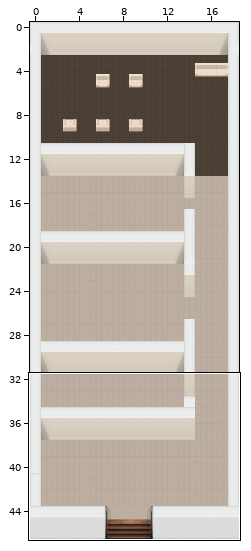
One commit to this Tiled map (JSON): ez_og.tmj. Above: a wide view before the commit, with the close-up outlined.
Close-up. Old version:
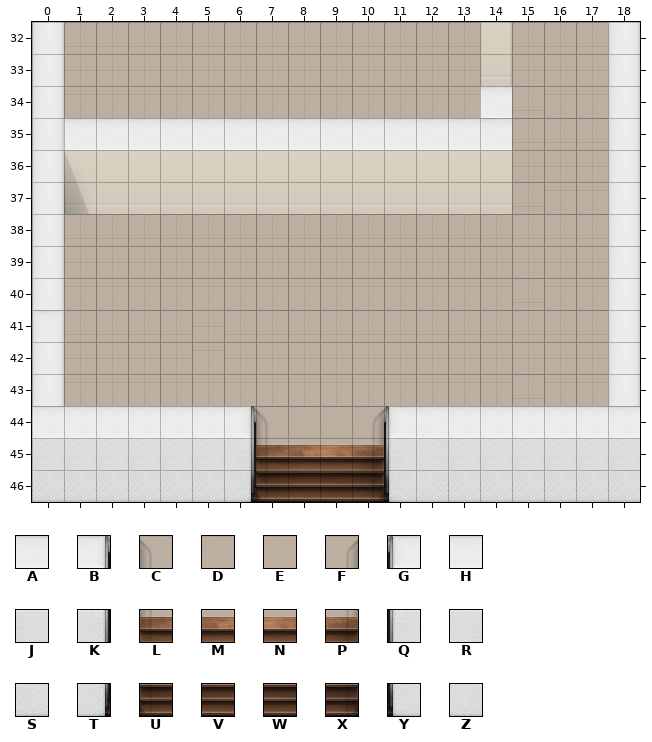
Cells are 32x32 px. Shown: x 0..18, y 32..46.
Key: from "i-unitgroup-Map-Textruren": A 2671, B 2672, C 2673, D 2674, E 2675, F 2676, G 2677, H 2678, J 2711, K 2712, L 2713, M 2714, N 2715, P 2716, Q 2717, R 2718, S 2751, T 2752, U 2753, V 2754, W 2755, X 2756, Y 2757, Z 2758.
_ is an empty cell.
Layers that did not change in this view are not listed.
Layer "stairs" before, first column x 0:
32 ___________________
33 ___________________
34 ___________________
35 ___________________
36 ___________________
37 ___________________
38 ___________________
39 ___________________
40 ___________________
41 ___________________
42 ___________________
43 ___________________
44 AAAAAABCDEFGHAAAAAA
45 JJJJJJKLMNPQRJJJJJJ
46 SSSSSSTUVWXYZSSSSSS
And afterwards:
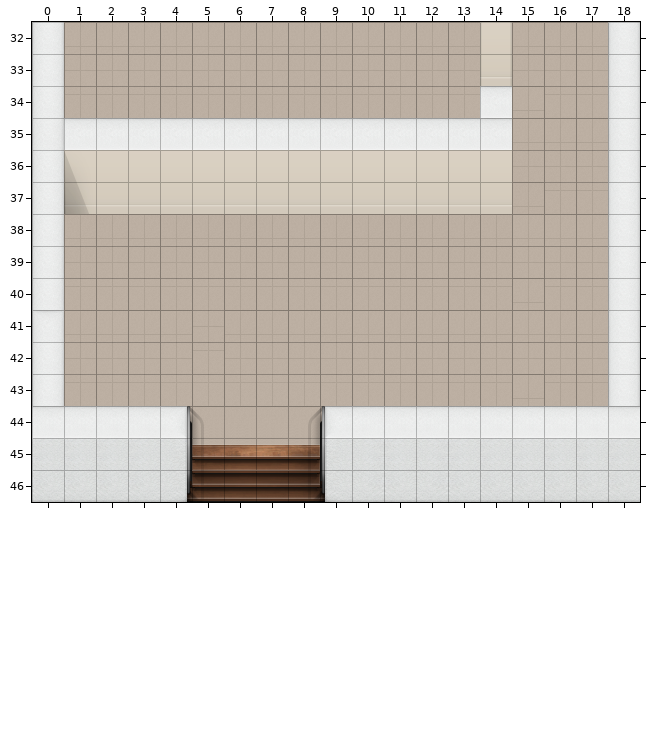
Changes in this commit:
Layer "stairs":
y 44: x 4..11 AABCDEFG -> BCDEFGHA
y 45: x 4..11 JJKLMNPQ -> KLMNPQRJ
y 46: x 4..11 SSTUVWXY -> TUVWXYZS
